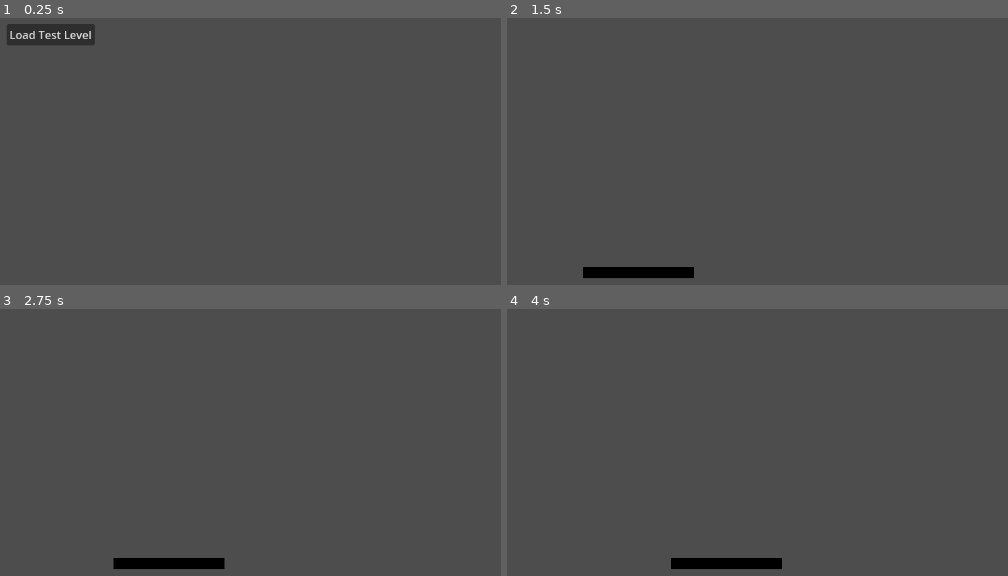
Above: before the commit, frames 1-4 (two rows, left to right).
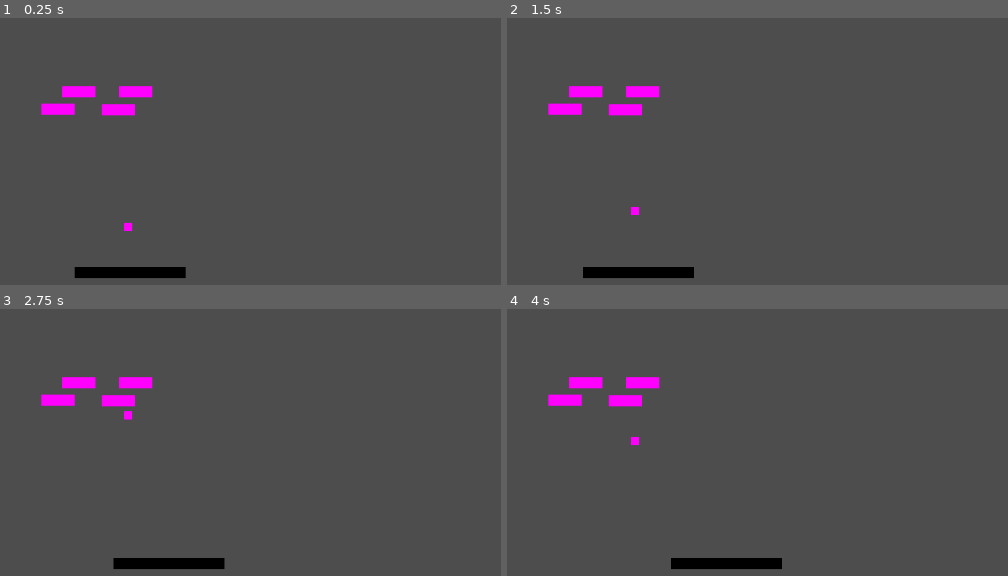
Above: after the commit, the same moments.

Repository: ricekab/godot-bricksclone
Game: Godot game, scene res://common/root.tscn
Same seed, same stepped clock (60 frames per second), same inputs: the game is played once before the commit and once after it.
Inputs (mouse positions are in pixels of both pictures, inside the frame that each line leads up to):
- Up to frame 1 (0.25 s): no input
- Up to frame 2 (1.5 s): click (557, 34) at 0.5 s, where only the run before the commit has a clickable "Load Test Level"; tap Enter (ui_accept) at 1.25 s; hold Right (ui_right) from 1.28 s (still down); hold Enter (ui_accept) from 1.28 s (still down)
- Up to frame 3 (2.75 s): release Right (ui_right) at 2.03 s; release Enter (ui_accept) at 2.03 s; hold Left (ui_left) from 2.03 s (still down); tap Enter (ui_accept) at 2.1, 2.27, 2.57 s
- Up to frame 4 (4 s): release Left (ui_left) at 2.78 s; hold Enter (ui_accept) 2.78-3.53 s; hold Right (ui_right) from 2.78 s (still down); tap Enter (ui_accept) at 3.6, 3.77 s

The runs differ from the first frame. In frame 1, 3.5% of the frame differs, in the area x 1-38%, y 2-98%; in frame 2, 1.3%; in frame 3, 1.3%; in frame 4, 1.3%.

Commit message:
Basic collision setup. Bounce off of paddle to be changeed

Diff:
--- a/bricksclone/common/root.gd
+++ b/bricksclone/common/root.gd
@@ -13,7 +13,8 @@
 
 # Called when the node enters the scene tree for the first time.
 func _ready():
-	G_LevelLoader.load_level_by_resource_path("res://levels/mainmenu_level.tscn")
+	#G_LevelLoader.load_level_by_resource_path("res://levels/mainmenu_level.tscn")
+	G_LevelLoader.load_level_by_resource_path("res://levels/test_level.tscn")
 
 
 # Called every frame. 'delta' is the elapsed time since the previous frame.
--- a/bricksclone/entities/ball_chbody.gd
+++ b/bricksclone/entities/ball_chbody.gd
@@ -7,22 +7,23 @@
 # Get the gravity from the project settings to be synced with RigidBody nodes.
 # var gravity = ProjectSettings.get_setting("physics/2d/default_gravity")
 
-@export var vel:Vector2 = Vector2(1, 1)
+#@export var vel:Vector2 = Vector2(0, 0)
 @export var bounce_speed_scale = 1.0  # Vel increase on each bounce.
 
 const MAX_SPEED = 450.0
 
 func _physics_process(delta: float):
-	var collisionInfo = move_and_collide(vel * delta)
+	var collisionInfo :KinematicCollision2D = move_and_collide(velocity * delta)
 	if collisionInfo:
-		if collisionInfo.collider.name == "paddle_p1" or \
-			collisionInfo.collider.name == "paddle_p2":
+		if collisionInfo.get_collider().name.contains("paddle_"):
+		# if collisionInfo.collider.name == "paddle_chbody":
 			var towards = self.position
-			var from = collisionInfo.collider.position
+			var from = collisionInfo.get_collider().position
 			var direction_vector: Vector2 =  towards - from
 			direction_vector = direction_vector.normalized()
-			vel = direction_vector * vel.length()
+			velocity = direction_vector * velocity.length()
 		else:
-			vel = vel.bounce(collisionInfo.normal)
-		vel *= bounce_speed_scale
-		vel = vel.limit_length(MAX_SPEED)
+			velocity = velocity.bounce(collisionInfo.get_normal())
+
+		velocity *= bounce_speed_scale
+		velocity = velocity.limit_length(MAX_SPEED)
--- a/bricksclone/entities/ball_chbody.tscn
+++ b/bricksclone/entities/ball_chbody.tscn
@@ -1,6 +1,18 @@
-[gd_scene load_steps=2 format=3 uid="uid://c68bqt7vi21r2"]
+[gd_scene load_steps=4 format=3 uid="uid://c68bqt7vi21r2"]
 
 [ext_resource type="Script" path="res://entities/ball_chbody.gd" id="1_pqpvn"]
 
+[sub_resource type="PlaceholderTexture2D" id="PlaceholderTexture2D_huxri"]
+size = Vector2(12, 12)
+
+[sub_resource type="CircleShape2D" id="CircleShape2D_8gn6k"]
+radius = 8.0
+
 [node name="ball_chbody" type="CharacterBody2D"]
 script = ExtResource("1_pqpvn")
+
+[node name="Sprite2D" type="Sprite2D" parent="."]
+texture = SubResource("PlaceholderTexture2D_huxri")
+
+[node name="CollisionShape2D" type="CollisionShape2D" parent="."]
+shape = SubResource("CircleShape2D_8gn6k")
--- a/bricksclone/entities/brick_stbody.tscn
+++ b/bricksclone/entities/brick_stbody.tscn
@@ -1,8 +1,16 @@
-[gd_scene load_steps=2 format=3 uid="uid://b8lbr1a260rd1"]
+[gd_scene load_steps=3 format=3 uid="uid://b8lbr1a260rd1"]
 
 [sub_resource type="RectangleShape2D" id="RectangleShape2D_2aqqm"]
+size = Vector2(16, 16)
+
+[sub_resource type="PlaceholderTexture2D" id="PlaceholderTexture2D_7wrau"]
+size = Vector2(16, 16)
 
 [node name="brick_stbody" type="StaticBody2D"]
+collision_mask = 0
 
 [node name="CollisionShape2D" type="CollisionShape2D" parent="."]
 shape = SubResource("RectangleShape2D_2aqqm")
+
+[node name="Sprite2D" type="Sprite2D" parent="."]
+texture = SubResource("PlaceholderTexture2D_7wrau")
--- a/bricksclone/entities/paddle_chbody.gd
+++ b/bricksclone/entities/paddle_chbody.gd
@@ -17,6 +17,7 @@
 	else:
 		velocity.x = move_toward(velocity.x, 0, acceleration * delta)
 	velocity.x = clamp(velocity.x, max_speed * -1.0, max_speed)
-	print(direction)
-	print(velocity.x)
+	#print(direction)
+	#print(velocity.x)
+
 	move_and_slide()
--- a/bricksclone/entities/paddle_chbody.tscn
+++ b/bricksclone/entities/paddle_chbody.tscn
@@ -15,7 +15,11 @@
 size = Vector2(16, 16)
 
 [node name="paddle_chbody" type="CharacterBody2D"]
-script = ExtResource("1_0rlhb")
+collision_mask = 0
+script = ExtResource("1_dnrqe")
+width_scale = null
+max_speed = null
+acceleration = null
 
 [node name="paddle_sprite" type="Sprite2D" parent="."]
 texture = SubResource("GradientTexture2D_vghu7")
--- /dev/null
+++ b/bricksclone/levels/test_level.gd
@@ -0,0 +1,16 @@
+extends Node2D
+
+@onready var ball = $ball_chbody
+@onready var has_started: bool = false
+
+
+func _input(event):
+	if event.is_action_pressed("ui_accept"):
+		print("Starting game")
+		ball.velocity = Vector2(0, -100)
+		has_started = true
+
+
+# Called every frame. 'delta' is the elapsed time since the previous frame.
+func _process(delta):
+	pass
--- a/bricksclone/levels/test_level.tscn
+++ b/bricksclone/levels/test_level.tscn
@@ -1,9 +1,35 @@
-[gd_scene load_steps=2 format=3 uid="uid://xuv042jgj0xl"]
+[gd_scene load_steps=5 format=3 uid="uid://xuv042jgj0xl"]
 
+[ext_resource type="Script" path="res://levels/test_level.gd" id="1_4yasu"]
 [ext_resource type="PackedScene" uid="uid://b7m0bxnhurbka" path="res://entities/paddle_chbody.tscn" id="1_bcgur"]
+[ext_resource type="PackedScene" uid="uid://c68bqt7vi21r2" path="res://entities/ball_chbody.tscn" id="2_a3twg"]
+[ext_resource type="PackedScene" uid="uid://b8lbr1a260rd1" path="res://entities/brick_stbody.tscn" id="3_qj2ov"]
 
 [node name="test_level" type="Node2D"]
+script = ExtResource("1_4yasu")
 
 [node name="paddle_chbody" parent="." instance=ExtResource("1_bcgur")]
 position = Vector2(476, 470)
 scale = Vector2(10, 1)
+width_scale = null
+max_speed = null
+acceleration = null
+
+[node name="ball_chbody" parent="." instance=ExtResource("2_a3twg")]
+position = Vector2(473, 404)
+
+[node name="brick_stbody" parent="." instance=ExtResource("3_qj2ov")]
+position = Vector2(372, 234)
+scale = Vector2(3, 1)
+
+[node name="brick_stbody2" parent="." instance=ExtResource("3_qj2ov")]
+position = Vector2(402, 209)
+scale = Vector2(3, 1)
+
+[node name="brick_stbody3" parent="." instance=ExtResource("3_qj2ov")]
+position = Vector2(484, 209)
+scale = Vector2(3, 1)
+
+[node name="brick_stbody4" parent="." instance=ExtResource("3_qj2ov")]
+position = Vector2(459, 235)
+scale = Vector2(3, 1)
Not shown: 1 places in bricksclone/entities/paddle_chbody.tscn that only renumber resources
